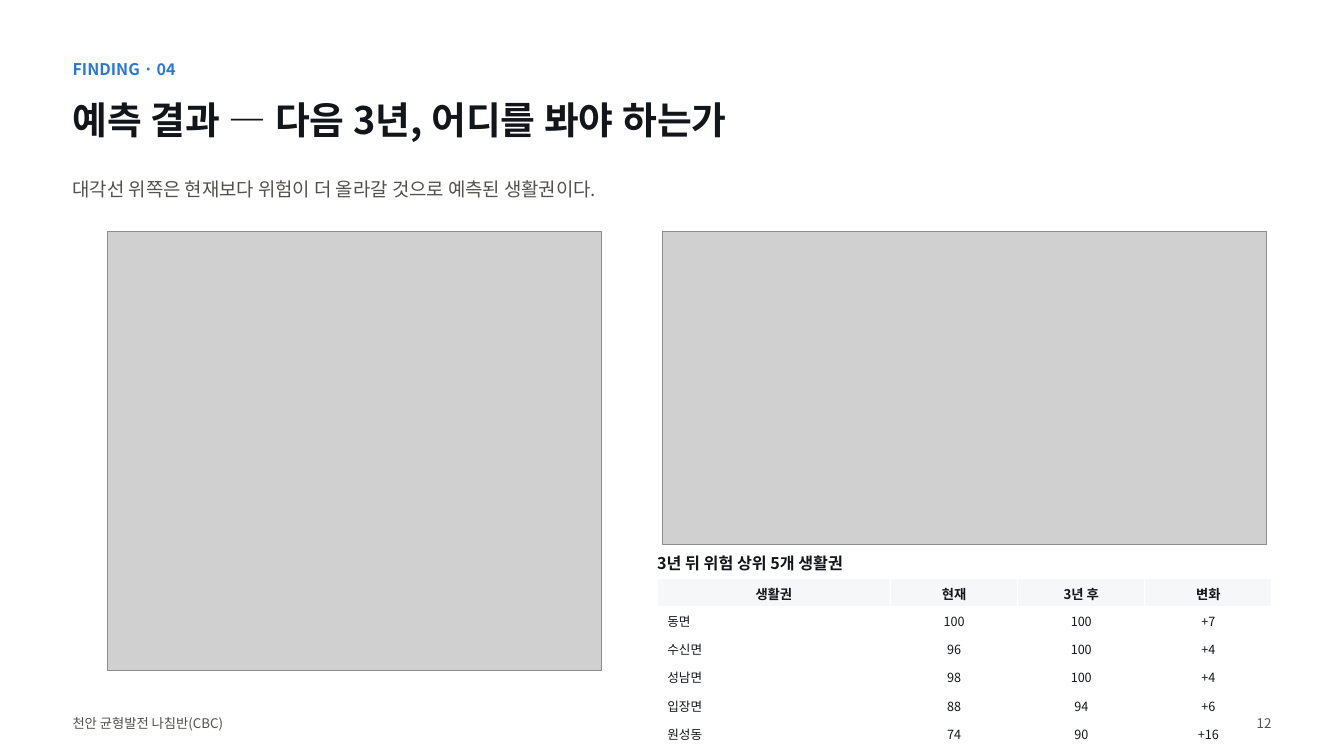
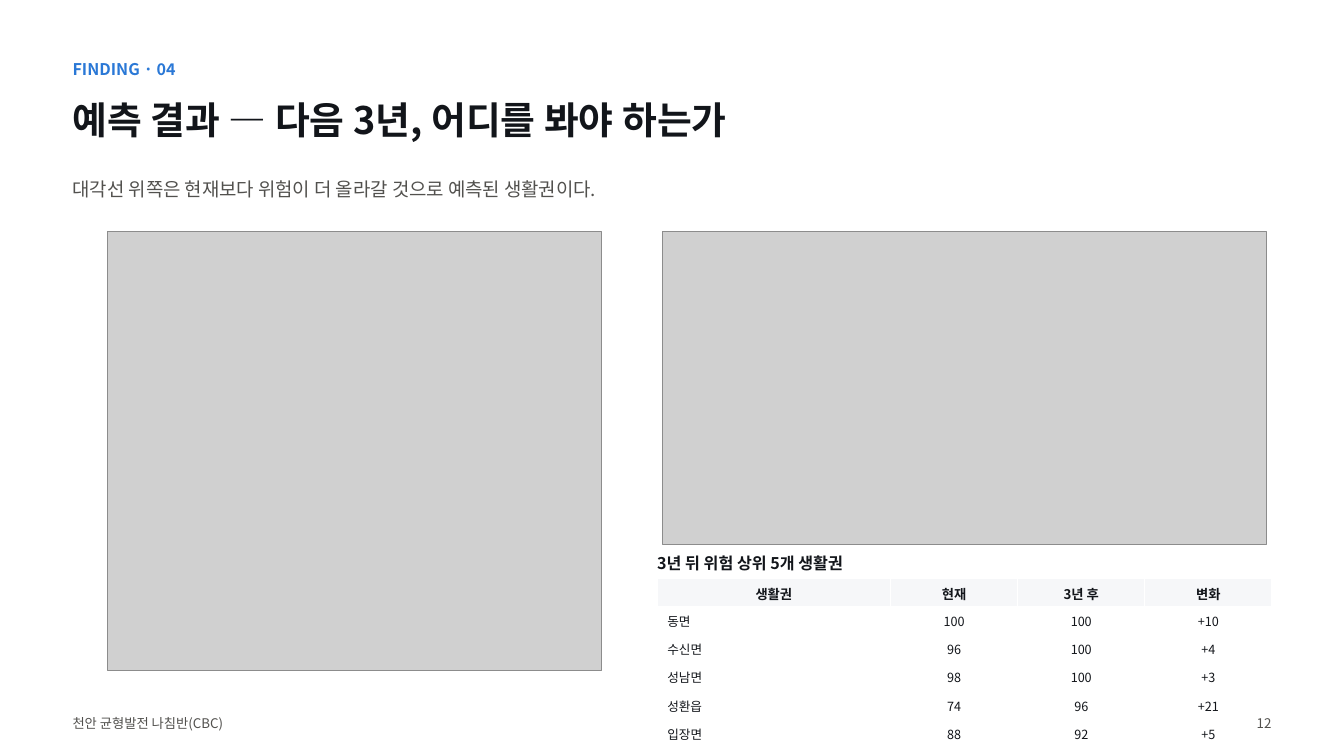
Before and after one commit to BioCode67/2026-AI-, a slide deck: slide 13 of deliverables/기획서_천안균형발전나침반_CBC.pptx. Drawn at 1344x756 pixels with LibreOffice and Linux fonts; fonts in the diff are those of the drawing; grey boxes stand for pictures. Boxes give left, top, right and bottom in pixels: in the first picture for what was removed or moved away, otherwise in the second. Text is boxed around its words. In the diff, an @@ line names an element or a change of style, - is before the commit and + after.

```diff
--- a/deliverables/기획서_천안균형발전나침반_CBC.pptx
+++ b/deliverables/기획서_천안균형발전나침반_CBC.pptx
@@ table at (657, 579, 1271, 748) @@
-row 2, column 4: +7
+row 2, column 4: +10
-row 4, column 4: +4
+row 4, column 4: +3
-row 5: 입장면 | 88 | 94 | +6
+row 5: 성환읍 | 74 | 96 | +21
-row 6: 원성동 | 74 | 90 | +16
+row 6: 입장면 | 88 | 92 | +5
```
Also in this commit, not shown: 14 other slides changed, 21 other files.
